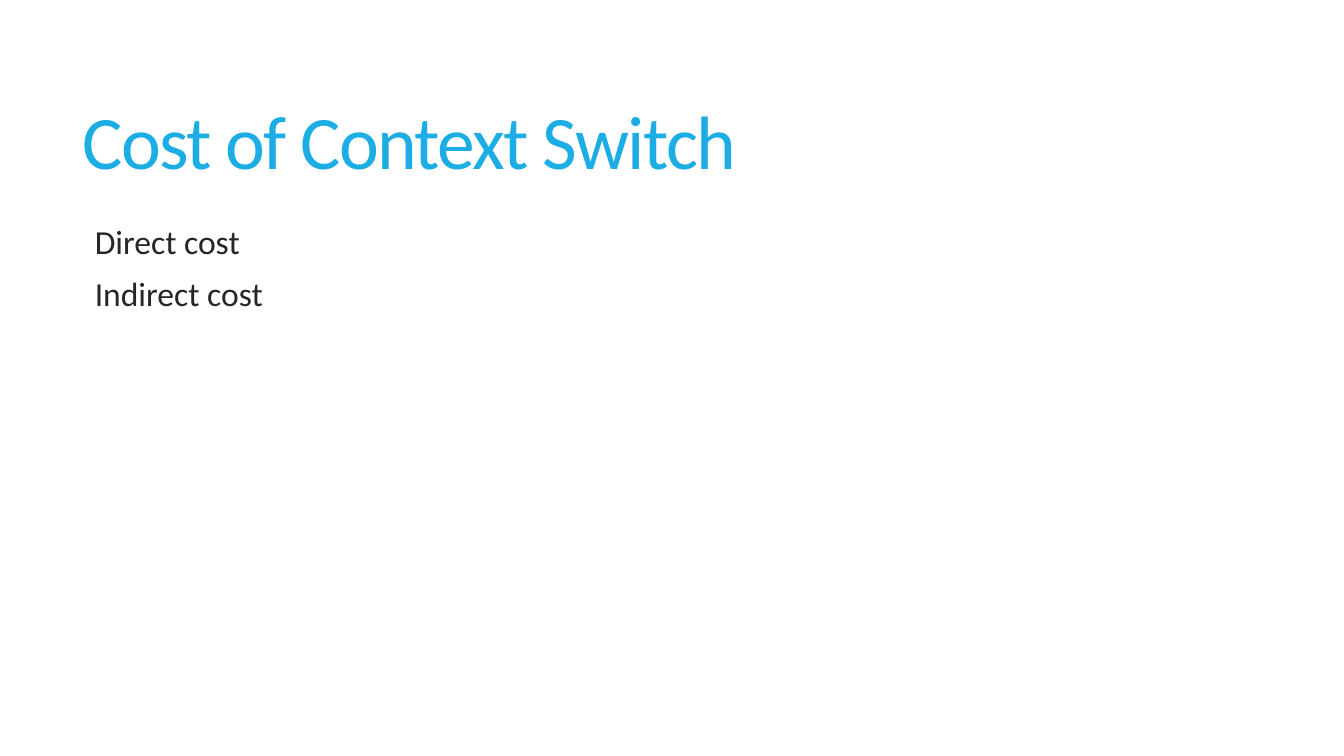
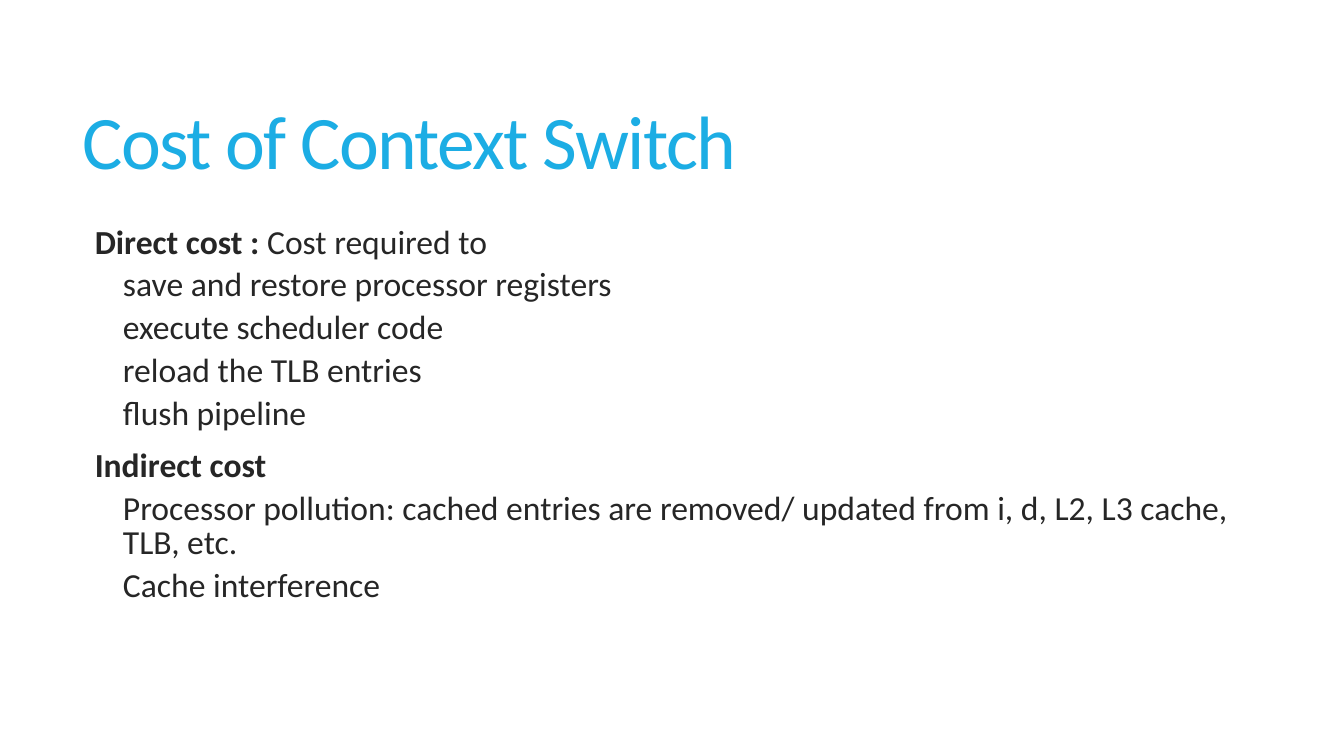
Before and after one commit to sushirol/Isolated-Driver-Domain, a slide deck: slide 21 of doc/presentation/IDDR.pptx. Drawn at 1344x756 pixels with LibreOffice and Linux fonts; fonts in the diff are those of the drawing. Boxes give left, top, right and bottom in pixels: in the first picture for what was removed or moved away, otherwise in the second. Text is boxed around its words. In the diff, an @@ line names an element or a change of style, - is before the commit and + after.

```diff
--- a/doc/presentation/IDDR.pptx
+++ b/doc/presentation/IDDR.pptx
@@ text at bbox=[95, 230, 611, 431]: text changed @@
-  Direct cost
+  Direct cost : Cost required to
+    save and restore processor registers
+    execute scheduler code
+    reload the TLB entries
+    flush pipeline
@@ text at bbox=[95, 453, 267, 478]: bold on in "Indirect cost" @@
@@ text at bbox=[123, 496, 1227, 598]: paragraphs added @@
+    Processor pollution: cached entries are removed/ updated from i, d, L2, L3 cache, TLB, etc.
+    Cache interference
```
Also in this commit, not shown: 9 other slides changed, 5 slides added.
